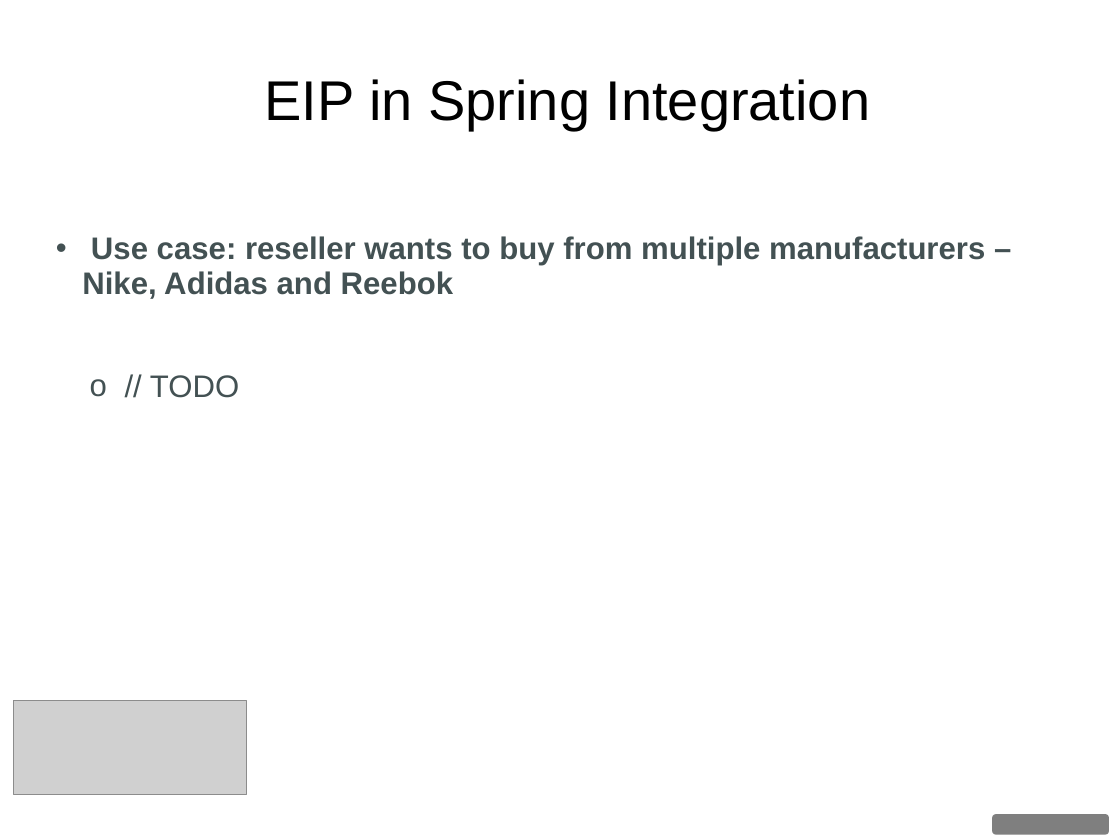
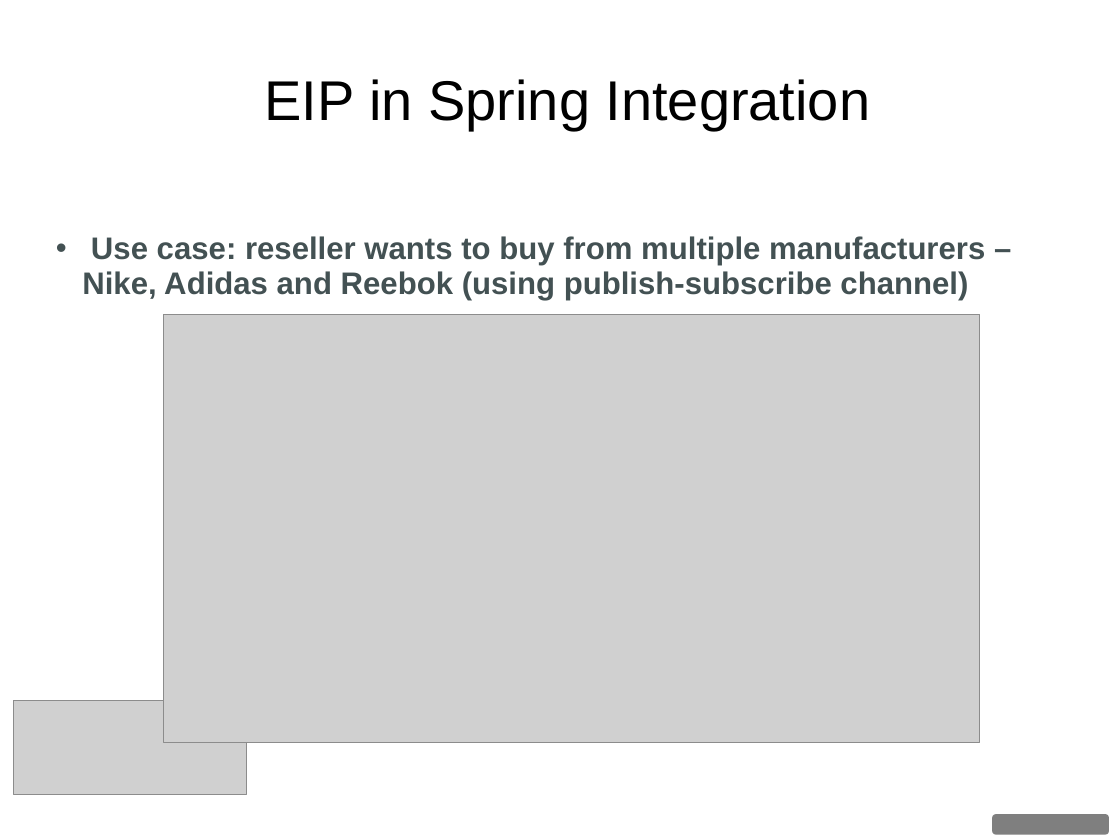
Before and after one commit to dgyordanov/springintegration, a slide deck: slide 35 of Spring_Integration.ppt (slide 37 before the commit). Drawn at 1120x840 pixels with LibreOffice and Linux fonts; fonts in the diff are those of the drawing; grey boxes stand for pictures; background and template pictures are left out. Boxes give left, top, right and bottom in pixels: in the first picture for what was removed or moved away, otherwise in the second. Text is boxed around its words. In the diff, an @@ line names an element or a change of style, - is before the commit and + after.

```diff
--- a/Spring_Integration.ppt
+++ b/Spring_Integration.ppt
@@ text at <box>82,236,985,300</box>: text changed @@
-• Use case: reseller wants to buy from multiple manufacturers – Nike, Adidas and Reebok
-  o // TODO
+• Use case: reseller wants to buy from multiple manufacturers – Nike, Adidas and Reebok (using publish-subscribe channel)
@@ picture added at <box>164,315,980,743</box> @@
```
Also in this commit, not shown: 12 other slides changed, 1 slide added, 6 other files.
